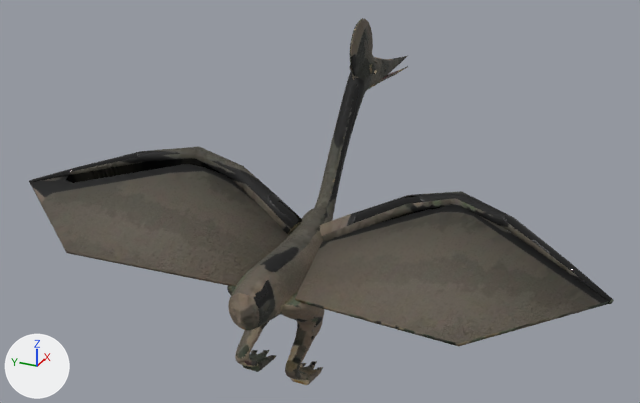
An edit to the Blender file assets/art-v5/creatures/quetzalcoatlus/quetzalcoatlus.blend, drawn before and after from the same camera.
Rendered twice from a camera (50 mm lens) standing at (-6.98, -3.4, 5.26) and looking at (0.87, 0.13, 1.34). Arrows for +X, +Y and +Z are at lower left; the lights stay in place. The older version comes first. Objects named as collision shapes, trigger or cutter boxes, shadow casters or lower levels of detail are left out.

Names of what the first picture shows: 'Surface_LOD0'.
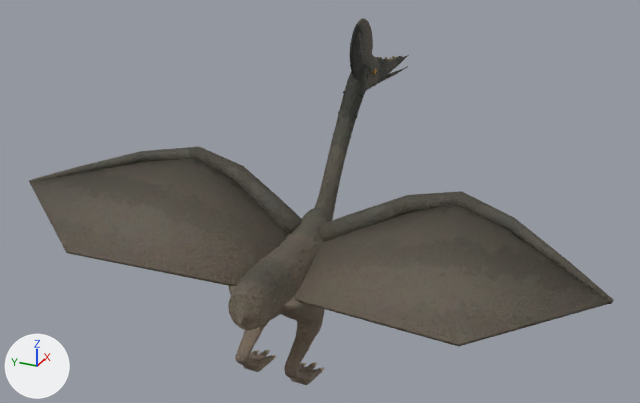
The edits, one by one:
me_anatomical_axial_skin is used by ob_surface_lod0; location (0.0, 0.0, 0.0).
me_anatomical_axial_skin had 11110 vertices, 22144 faces and spanned x -1.16..3.25, y -3.01..3.01, z 0.0..3.14.
me_anatomical_axial_skin now has 13946 vertices, 27376 faces and spans x -1.16..3.25, y -3.01..3.01, z 0.0..3.14.
me_anatomical_axial_skin part 1: 351 vertices moved within x -1.1..3.01, y -0.46..0.46, z 0.01..2.99; 4275 vertices removed from x -1.16..3.13, y -0.46..0.46, z 0.01..3.13; 6681 vertices added at x -1.16..3.22, y -0.46..0.46, z 0.0..3.13.
me_anatomical_axial_skin part 2: 6343 kept faces spanning x -1.16..3.25, y -3.01..3.01, z 0.0..3.14 get new texture (UV) coordinates.
Other edits to the shape of me_anatomical_axial_skin do not show in these pictures.

Changed parts and their boxes (x1, y1, x2, y2) in the pictures (640 x 403 px; the box of a moved part takes in the faces that stretch with it):
part 1 of me_anatomical_axial_skin, moved or reshaped
    before: (227, 19, 406, 385)
    after: (229, 19, 406, 385)
part 2 of me_anatomical_axial_skin, surface changed
    both: (29, 22, 614, 385)
